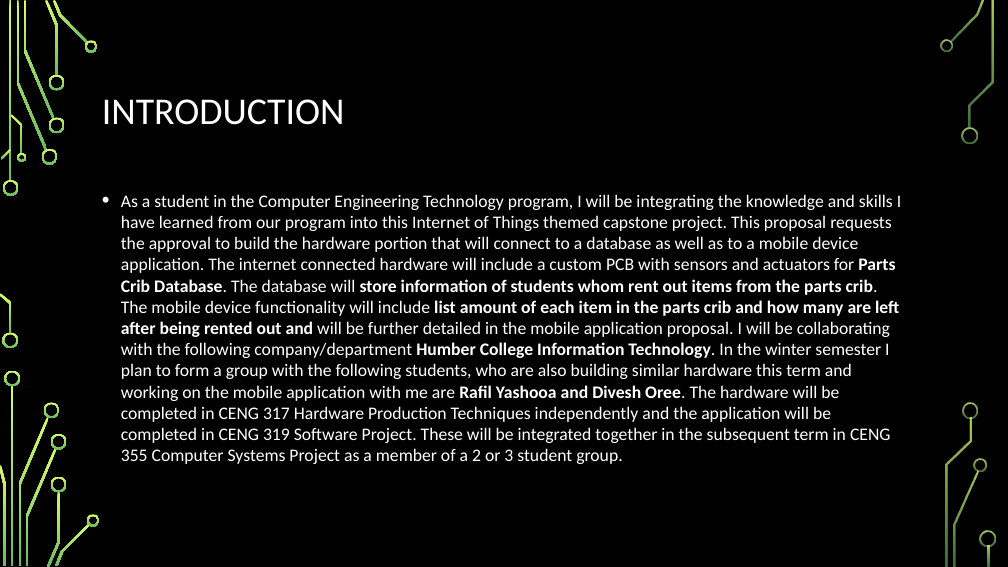
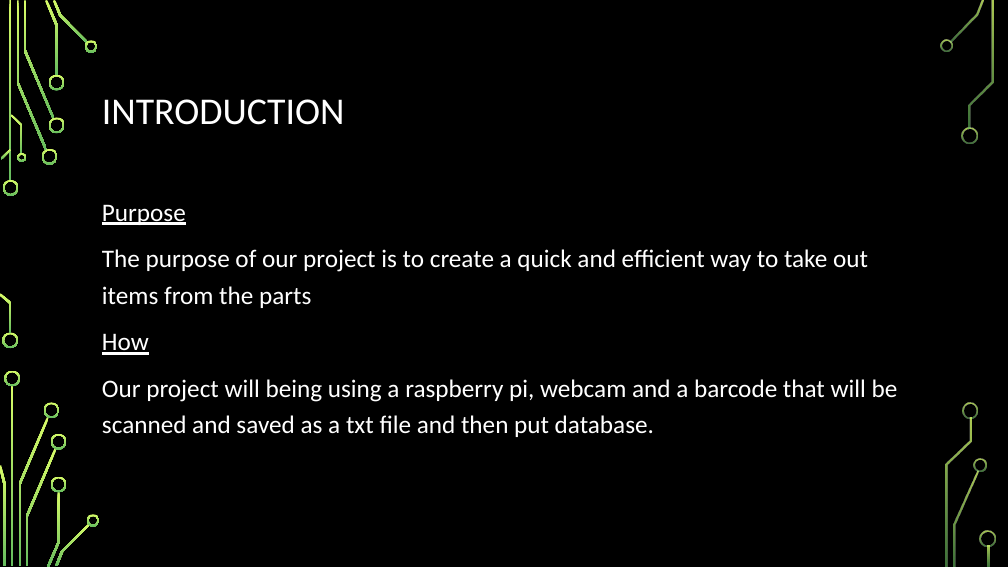
Before and after one commit to Masoud647/Masoud647.github.io, a slide deck: slide 2 of Documents/Ceng 317 Powerpoint Presentation.pptx. Drawn at 1008x567 pixels with LibreOffice and Linux fonts; fonts in the diff are those of the drawing; background and template pictures are left out. Boxes give left, top, right and bottom in pixels: in the first picture for what was removed or moved away, otherwise in the second. Text is boxed around its words. In the diff, an @@ line names an element or a change of style, - is before the commit and + after.

```diff
--- a/Documents/Ceng 317 Powerpoint Presentation.pptx
+++ b/Documents/Ceng 317 Powerpoint Presentation.pptx
@@ text at (x1=102, y1=204, x2=898, y2=437): text changed; size 16.8 to 24 pt @@
-• As a student in the Computer Engineering Technology program, I will be integrating the knowledge and skills I have learned from our program into this Internet of Things themed capstone project. This proposal requests the approval to build the hardware portion that will connect to a database as well as to a mobile device application. The internet connected hardware will include a custom PCB with sensors and actuators for Parts Crib Database. The database will store information of students whom rent out items from the parts crib. The mobile device functionality will include list amount of each item in the parts crib and how many are left after being rented out and will be further detailed in the mobile application proposal. I will be collaborating with the following company/department Humber College Information Technology. In the winter semester I plan to form a group with the following students, who are also building similar hardware this term and working on the mobile application with me are Rafil Yashooa and Divesh Oree. The hardware will be completed in CENG 317 Hardware Production Techniques independently and the application will be completed in CENG 319 Software Project. These will be integrated together in the subsequent term in CENG 355 Computer Systems Project as a member of a 2 or 3 student group.
+Purpose
+The purpose of our project is to create a quick and efficient way to take out items from the parts
+How
+Our project will being using a raspberry pi, webcam and a barcode that will be scanned and saved as a txt file and then put database.
```
Also in this commit, not shown: 1 other slide changed, 1 slide added, 1 slide removed.
